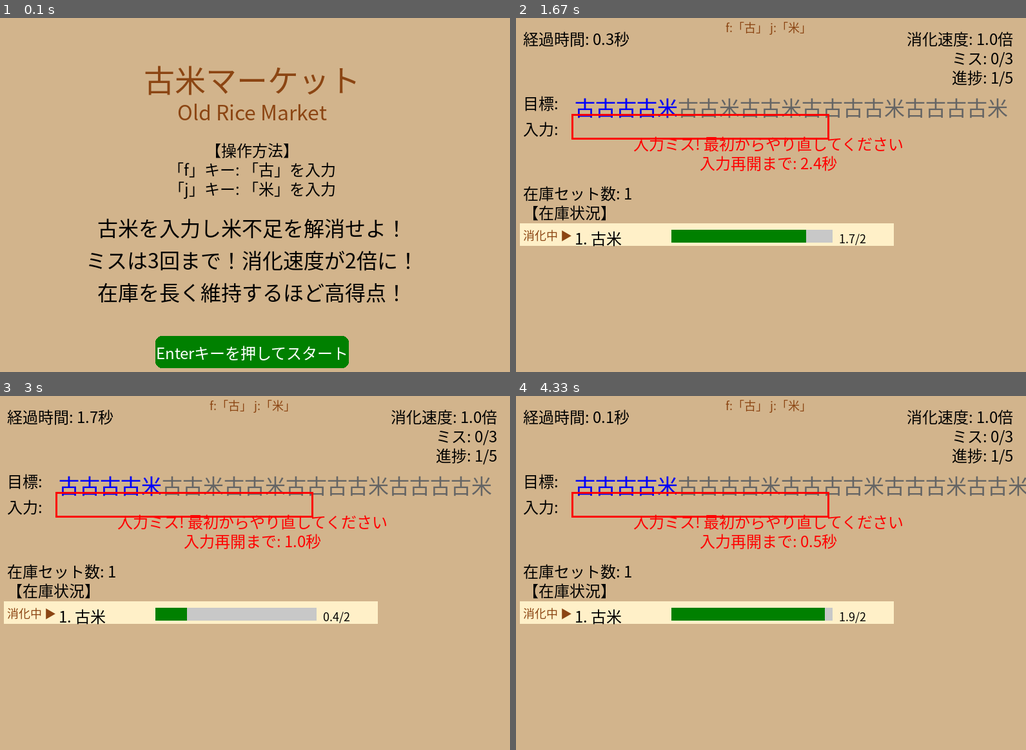
Above: before the commit, frames 1-4 (two rows, left to right).
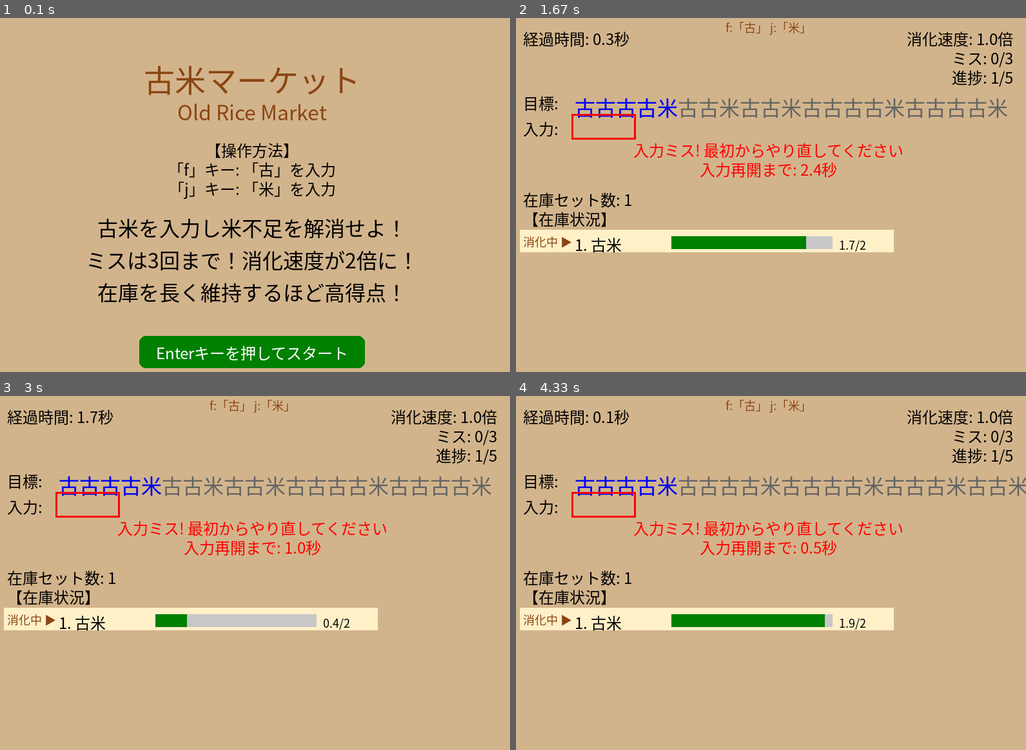
Above: after the commit, the same moments.

Repository: HAYASAKA-Ryosuke/old_rice_game_pygame_aws
Game: pygame game, started from old_rice_game_pygame.py
Two runs of this game, one before a commit and one after it. Both use one fixed random seed, a clock stepped at 60 frames per second and the inputs below.
Inputs:
- Up to frame 1 (0.1 s): no input
- Up to frame 2 (1.67 s): tap one key every 0.33 s from 0.33 s: Enter J Esc Enter
- Up to frame 3 (3 s): no input
- Up to frame 4 (4.33 s): tap Enter at 4.23 s

The runs differ from the first frame. In frame 1, 0.6% of the frame differs, in the area x 27-72%, y 89-99%; in frame 2, 6.6%; in frame 3, 6.6%; in frame 4, 6.6%, in the area x 0-76%, y 27-67%.

Commit message:
update game

Diff:
--- a/old_rice_game_pygame.py
+++ b/old_rice_game_pygame.py
@@ -133,8 +133,9 @@
             self.draw_text(line, self.large_font, BLACK, SCREEN_WIDTH//2, y_pos, "center")
             y_pos += 50
 
-        # Start prompt
-        pygame.draw.rect(self.screen, GREEN, (SCREEN_WIDTH//2 - 150, 500, 300, 50), border_radius=10)
+        # Start prompt - make button wider to fit text
+        button_width = 350
+        pygame.draw.rect(self.screen, GREEN, (SCREEN_WIDTH//2 - button_width//2, 500, button_width, 50), border_radius=10)
         self.draw_text("Enterキーを押してスタート", self.medium_font, WHITE, SCREEN_WIDTH//2, 525, "center")
 
         pygame.display.flip()
@@ -155,12 +156,13 @@
         # Score - changed from "スコア" to "維持時間"
         self.draw_text(f"維持時間: {self.score:.1f}秒", self.large_font, BLACK, SCREEN_WIDTH//2, 220, "center")
 
-        # Restart prompt
-        pygame.draw.rect(self.screen, GREEN, (SCREEN_WIDTH//2 - 150, 320, 300, 50), border_radius=10)
+        # Restart prompt - make button wider to fit text
+        button_width = 350
+        pygame.draw.rect(self.screen, GREEN, (SCREEN_WIDTH//2 - button_width//2, 320, button_width, 50), border_radius=10)
         self.draw_text("Enterキーでもう一度プレイ", self.medium_font, WHITE, SCREEN_WIDTH//2, 345, "center")
 
         # Quit prompt
-        pygame.draw.rect(self.screen, RED, (SCREEN_WIDTH//2 - 150, 390, 300, 50), border_radius=10)
+        pygame.draw.rect(self.screen, RED, (SCREEN_WIDTH//2 - button_width//2, 390, button_width, 50), border_radius=10)
         self.draw_text("Escキーで終了", self.medium_font, WHITE, SCREEN_WIDTH//2, 415, "center")
 
         pygame.display.flip()
@@ -205,6 +207,16 @@
 
         # Display current sequence - also moved down
         self.draw_text("入力:", self.medium_font, BLACK, 20, 160)
+
+        # Calculate the width of the input area for proper error box sizing
+        input_width = 0
+        if self.current_sequence:
+            for char in self.current_sequence:
+                input_width += self.large_font.size(char)[0]
+            # Add some padding
+            input_width += 20
+        else:
+            input_width = 100  # Default width if no input
 
         # Display current input with color coding
         x_pos = 100
@@ -224,27 +236,31 @@
 
         # Display error flash and penalty if active
         if self.error_flash > 0:
-            # Draw a red rectangle around the input area
-            pygame.draw.rect(self.screen, RED, (95, 155, 400, 40), 3)
+            # Draw a red rectangle around the input area - adjusted size based on content
+            pygame.draw.rect(self.screen, RED, (95, 155, max(input_width, 100), 40), 3)
             self.error_flash -= 1
 
-            # Show error message
-            self.draw_text("入力ミス! 最初からやり直してください", self.medium_font, RED, SCREEN_WIDTH//2, 200, "center")
+            # Show error message - moved down to avoid overlap with the red box
+            self.draw_text("入力ミス! 最初からやり直してください", self.medium_font, RED, SCREEN_WIDTH//2, 210, "center")
 
             # Show penalty countdown
             if self.error_penalty > 0:
                 seconds_left = self.error_penalty / 60  # Convert frames to seconds
-                self.draw_text(f"入力再開まで: {seconds_left:.1f}秒", self.medium_font, RED, SCREEN_WIDTH//2, 230, "center")
+                self.draw_text(f"入力再開まで: {seconds_left:.1f}秒", self.medium_font, RED, SCREEN_WIDTH//2, 240, "center")
                 self.error_penalty -= 1
 
+                # Reset current sequence when penalty ends
+                if self.error_penalty == 1:  # Reset just before penalty ends
+                    self.current_sequence = ""
+
         # Display inventory count
-        self.draw_text(f"在庫セット数: {len(self.inventory)}", self.medium_font, BLACK, 20, 260)
+        self.draw_text(f"在庫セット数: {len(self.inventory)}", self.medium_font, BLACK, 20, 270)
 
         # Display inventory details
         if self.inventory:
-            self.draw_text("【在庫状況】", self.medium_font, BLACK, 20, 290)
-
-            y_pos = 330
+            self.draw_text("【在庫状況】", self.medium_font, BLACK, 20, 300)
+
+            y_pos = 340
             for i, (rice_set, remaining) in enumerate(self.inventory):
                 if y_pos > SCREEN_HEIGHT - 50:  # Prevent drawing outside screen
                     self.draw_text("...", self.medium_font, BLACK, 20, y_pos)
@@ -320,7 +336,8 @@
                 # Error - wrong key
                 self.error_flash = self.error_penalty_time  # Set error flash for entire penalty period
                 self.error_penalty = self.error_penalty_time  # Set penalty timer
-                self.current_sequence = ""  # Reset input on error
+                # Keep the current sequence visible during the error period
+                # It will be reset when the penalty ends
 
                 # Increase consumption speed as penalty - now +1.0 (doubling) per error
                 self.consumption_boost += 1.0  # Increase by 100%
@@ -347,7 +364,8 @@
                 # Error - wrong key
                 self.error_flash = self.error_penalty_time  # Set error flash for entire penalty period
                 self.error_penalty = self.error_penalty_time  # Set penalty timer
-                self.current_sequence = ""  # Reset input on error
+                # Keep the current sequence visible during the error period
+                # It will be reset when the penalty ends
 
                 # Increase consumption speed as penalty - now +1.0 (doubling) per error
                 self.consumption_boost += 1.0  # Increase by 100%
